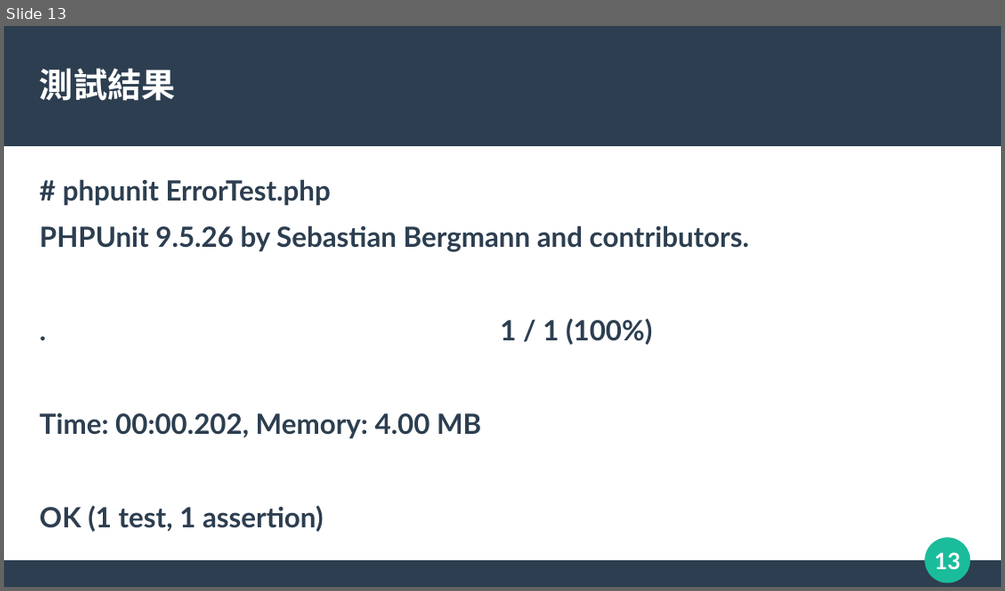
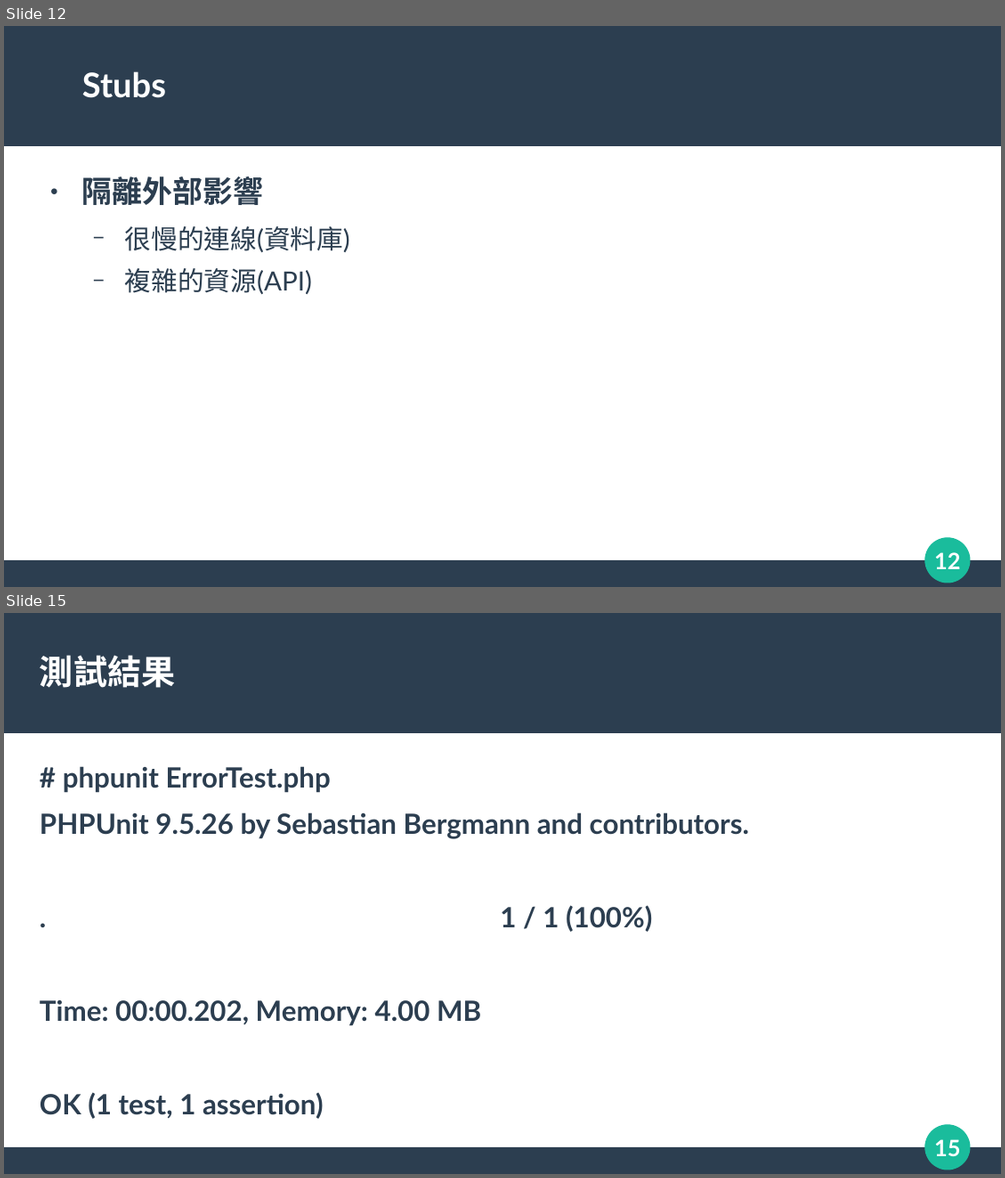
Before and after one commit to Ian-PChome/phpunit, a slide deck: PHPUnit Test.odp. Shown one above the other, each under a label of ours: slide 13 before the commit, slides 12 and 15 after it; the slides between them are not shown. The pictures are 1005x591 and 1005x1178 pixels, drawn with LibreOffice and Linux fonts; fonts in the diff are those of the drawing. Boxes give left, top, right and bottom in pixels: in the first picture for what was removed or moved away, otherwise in the second. Text is boxed around its words. In the diff, an @@ line names an element or a change of style, - is before the commit and + after.

```diff
--- a/PHPUnit Test.odp
+++ b/PHPUnit Test.odp
@@ slide 12 added at <box>4,26,1001,587</box>, background #FFFFFF; not listed: 4 template elements that a slide beside it also shows @@
@@ title added at <box>82,71,166,98</box>, 27 pt, text #FFFFFF, bold @@
+● Stubs
@@ text added at <box>82,176,350,294</box>, 21 pt, text #2C3E50 @@
+● 隔離外部影響
+  − 很慢的連線(資料庫)
+  − 複雜的資源(API)
@@ what was slide 13 is now slide 15 @@
@@ page number at <box>934,1139,960,1156</box>: text changed @@
-13
+15
```
Also in this commit, not shown: 4 slides changed, 6 other slides added, 3 slides removed, 11 other files.
